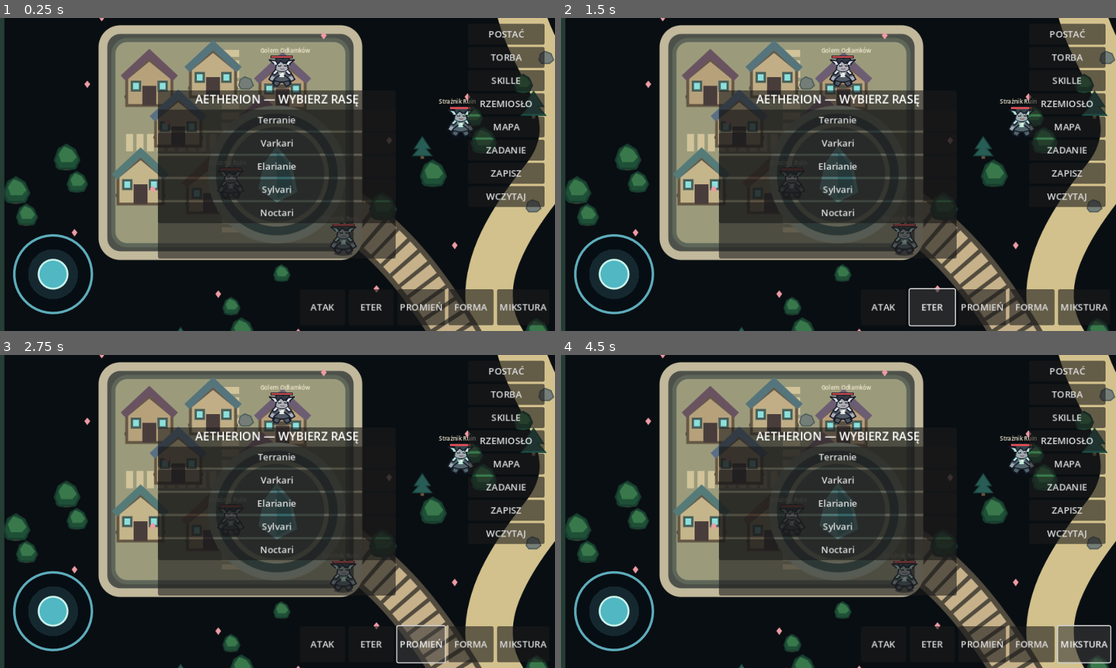
Above: before the commit, frames 1-4 (two rows, left to right).
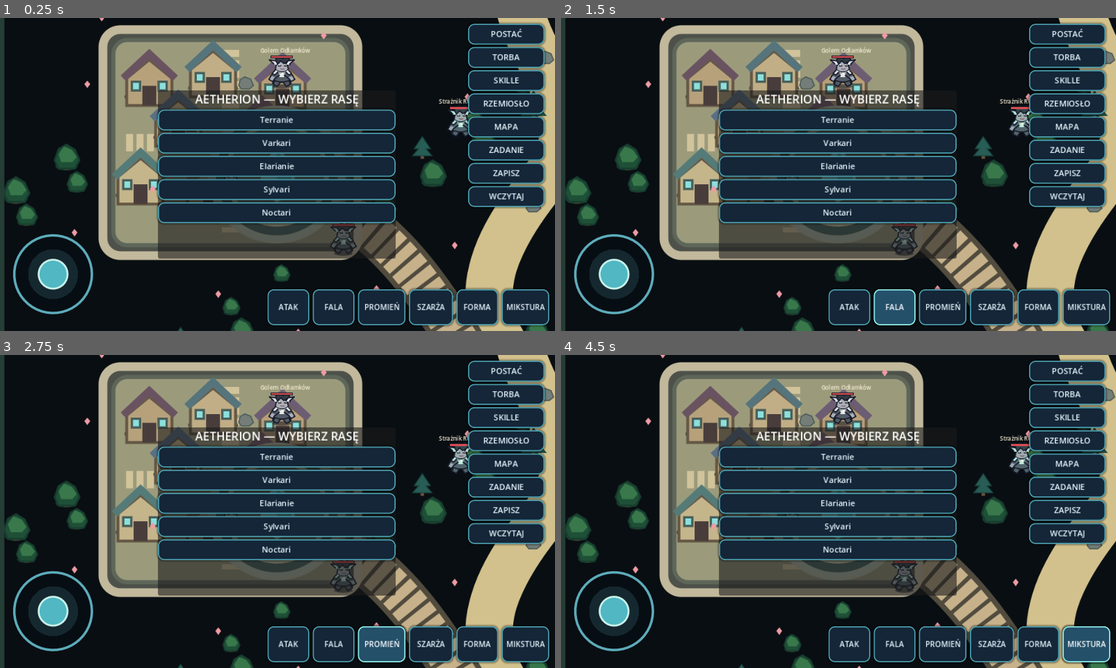
Above: after the commit, the same moments.

Repository: Kulpiak/Aetherion
Game: Godot game, scene res://scenes/main.tscn
Same seed, same stepped clock (60 frames per second), same inputs: the game is played once before the commit and once after it.
Inputs (mouse positions are in pixels of both pictures, inside the frame that each line leads up to):
- Up to frame 1 (0.25 s): no input
- Up to frame 2 (1.5 s): click "ATAK" at 0.5 s; click "ETER" (after the commit: "FALA") at 1.25 s
- Up to frame 3 (2.75 s): click "PROMIEŃ" at 2 s
- Up to frame 4 (4.5 s): click "FORMA" at 2.75 s; click (993, 642) at 3.5 s, where only the run after the commit has a clickable "SZARŻA"; click "MIKSTURA" at 4.25 s

The runs differ from the first frame. In frame 1, 23% of the frame differs, in the area x 28-99%, y 1-99%; in frame 2, 23%; in frame 3, 23%; in frame 4, 23%, in the area x 28-100%, y 1-99%.

Commit message:
Add a fourth combat skill and polish touch combat controls

Diff:
--- a/scripts/game.gd
+++ b/scripts/game.gd
@@ -102,6 +102,10 @@
 var virtual_stick: VirtualStick
 var bolt_cd := 0.0
 var bolt_anim := 0.0
+var dash_cd := 0.0
+var dash_anim := 0.0
+var dash_from := Vector2.ZERO
+var dash_to := Vector2.ZERO
 
 func _ready() -> void:
  rng.randomize()
@@ -169,11 +173,12 @@
  bottom.alignment = BoxContainer.ALIGNMENT_END
  bottom.add_theme_constant_override("separation",6)
  root.add_child(bottom)
- _button(bottom,"ATAK",_attack,78,54)
- _button(bottom,"ETER",_skill,78,54)
- _button(bottom,"PROMIEŃ",_skill_bolt,82,54)
- _button(bottom,"FORMA",_transform,78,54)
- _button(bottom,"MIKSTURA",_potion,90,54)
+ _button(bottom,"ATAK",_attack,72,58)
+ _button(bottom,"FALA",_skill,72,58)
+ _button(bottom,"PROMIEŃ",_skill_bolt,82,58)
+ _button(bottom,"SZARŻA",_skill_dash,76,58)
+ _button(bottom,"FORMA",_transform,72,58)
+ _button(bottom,"MIKSTURA",_potion,82,58)
  panel = PanelContainer.new()
  panel.set_anchors_preset(Control.PRESET_CENTER)
  panel.position = Vector2(-205,-145)
@@ -185,6 +190,27 @@
  var button := Button.new()
  button.text = label_text
  button.custom_minimum_size = Vector2(w,h)
+ button.add_theme_font_size_override("font_size",13 if h >= 50 else 14)
+ button.add_theme_color_override("font_color",Color("#eaf7ff"))
+ button.add_theme_color_override("font_hover_color",Color("#ffffff"))
+ button.add_theme_color_override("font_pressed_color",Color("#b9f6ef"))
+ var normal := StyleBoxFlat.new()
+ normal.bg_color = Color("#142638")
+ normal.border_color = Color("#4b9eae")
+ normal.set_border_width_all(2)
+ normal.set_corner_radius_all(10)
+ normal.shadow_color = Color(0,0,0,0.35)
+ normal.shadow_size = 4
+ var hover := normal.duplicate()
+ hover.bg_color = Color("#24506a")
+ hover.border_color = Color("#8be8e6")
+ var pressed := normal.duplicate()
+ pressed.bg_color = Color("#0d1728")
+ pressed.border_color = Color("#f0c879")
+ button.add_theme_stylebox_override("normal",normal)
+ button.add_theme_stylebox_override("hover",hover)
+ button.add_theme_stylebox_override("pressed",pressed)
+ button.add_theme_stylebox_override("focus",hover)
  button.pressed.connect(callback)
  parent.add_child(button)
 
@@ -239,6 +265,10 @@
  skill_anim = maxf(0.0,skill_anim-delta)
  bolt_cd = maxf(0.0,bolt_cd-delta)
  bolt_anim = maxf(0.0,bolt_anim-delta)
+ dash_cd = maxf(0.0,dash_cd-delta)
+ dash_anim = maxf(0.0,dash_anim-delta)
+ if dash_anim > 0.0:
+  player_pos = dash_from.lerp(dash_to,1.0-dash_anim/0.32)
  transform_cd = maxf(0.0,transform_cd-delta)
  if transformed:
   transform_left -= delta
@@ -374,6 +404,31 @@
   enemies[index] = enemy
  _say("PROMIEŃ ETERIUM!")
 
+func _skill_dash() -> void:
+ if not started or dash_cd > 0.0:
+  return
+ if ether < 16.0:
+  _say("Za mało Eterium na Szarżę.")
+  return
+ var index := _nearest_enemy(310.0)
+ if index < 0:
+  _say("Brak celu dla Szarży.")
+  return
+ var enemy: Dictionary = enemies[index]
+ var direction: Vector2 = (enemy["pos"] - player_pos).normalized()
+ dash_from = player_pos
+ dash_to = enemy["pos"] - direction * 58.0
+ player_facing = direction
+ dash_anim = 0.32
+ dash_cd = 5.0
+ ether -= 16.0
+ enemy["hp"] -= atk * 2.4 + (12 if transformed else 0)
+ if enemy["hp"] <= 0.0:
+  _kill_enemy(index)
+ else:
+  enemies[index] = enemy
+ _say("SZARŻA ETERYCZNA!")
+
 func _transform() -> void:
  if not started: return
  if transformed:
@@ -720,6 +775,13 @@
 
 func _draw_combat_effects() -> void:
  var now := float(Time.get_ticks_msec()) / 1000.0
+ if dash_anim > 0.0:
+  var progress := 1.0 - dash_anim / 0.32
+  var alpha := 1.0 - progress
+  for trail in range(4):
+   var point := dash_from.lerp(dash_to,progress-float(trail)*0.12)
+   draw_circle(point,18.0-float(trail)*2.5,Color(0.35,0.85,1.0,alpha*0.22))
+  draw_line(dash_from,dash_to,Color(0.55,0.95,1.0,alpha*0.65),7.0,true)
  if bolt_anim > 0.0:
   var beam_start := player_pos + Vector2(0,-8)
   draw_line(beam_start,attack_target,Color(0.35,0.95,1.0,0.9),9.0,true)
